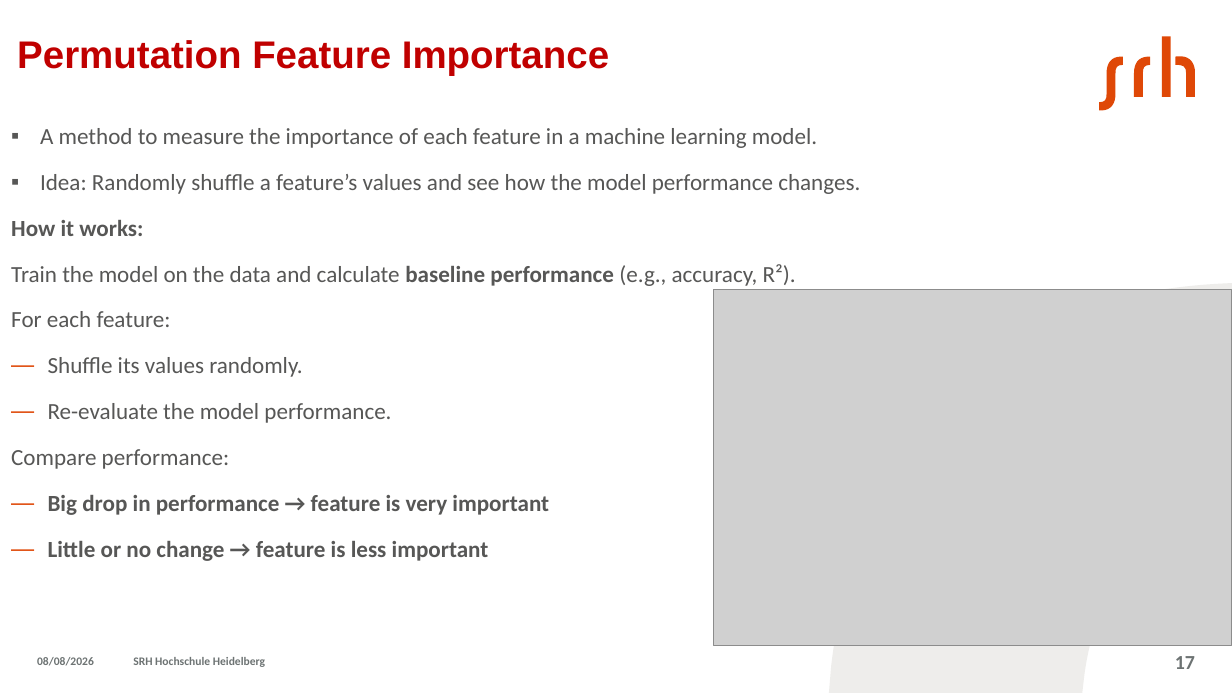
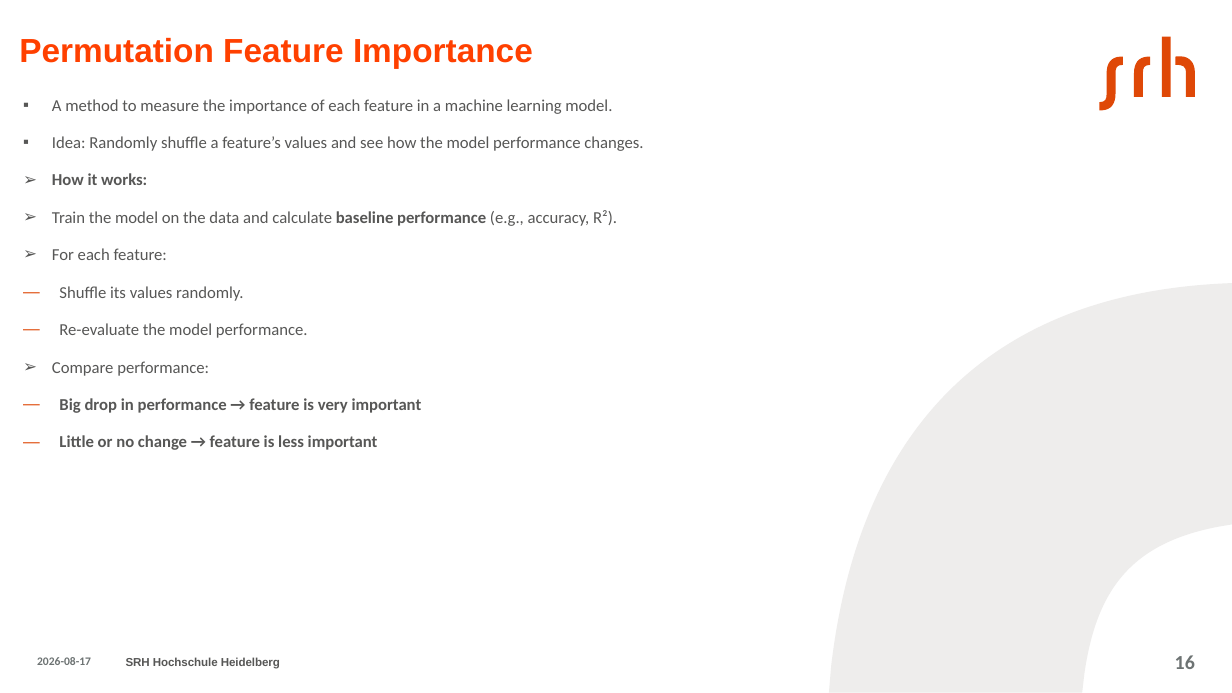
Before and after one commit to aminfeli/Thesis, a slide deck: slide 16 of 7-Presentation/presentation.pptx (slide 17 before the commit). Drawn at 1232x693 pixels with LibreOffice and Linux fonts; fonts in the diff are those of the drawing; grey boxes stand for pictures. Boxes give left, top, right and bottom in pixels: in the first picture for what was removed or moved away, otherwise in the second. Text is boxed around its words. In the diff, an @@ line names an element or a change of style, - is before the commit and + after.

```diff
--- a/7-Presentation/presentation.pptx
+++ b/7-Presentation/presentation.pptx
@@ title "Permutation Feature Importance" at bbox=[19, 37, 533, 68]: size 30 to 26 pt, text colour #C00000 to #FF4000 @@
@@ text "A method to measure the ...": place and size @@
-text "A method to measure the ..." at bbox=[11, 128, 860, 561]
+text "A method to measure the ..." at bbox=[52, 99, 643, 450]
@@ text "A method to measure the ..." at bbox=[52, 99, 643, 450]: size 18 to 13 pt; bullet none to ➢ @@
@@ picture removed at bbox=[714, 289, 1232, 645] @@
@@ freeform shape at bbox=[829, 283, 1232, 692]: fill #EEEDEB to #EEEDEC @@
@@ text at bbox=[37, 657, 91, 665]: text changed @@
-08/08/2026
+2026-08-17
@@ text "SRH Hochschule Heidelberg": place and size @@
-text "SRH Hochschule Heidelberg" at bbox=[133, 657, 265, 667]
+text "SRH Hochschule Heidelberg" at bbox=[126, 657, 280, 669]
@@ text "SRH Hochschule Heidelberg" at bbox=[126, 657, 280, 669]: font Calibri to Arial, text colour #6D7373 to #575756, letter spacing 0 to -0.1 pt @@
@@ page number at bbox=[1175, 655, 1195, 669]: text changed @@
-17
+16
```
Also in this commit, not shown: 5 other slides changed, 29 slides added, 21 slides removed, 4 other files.
